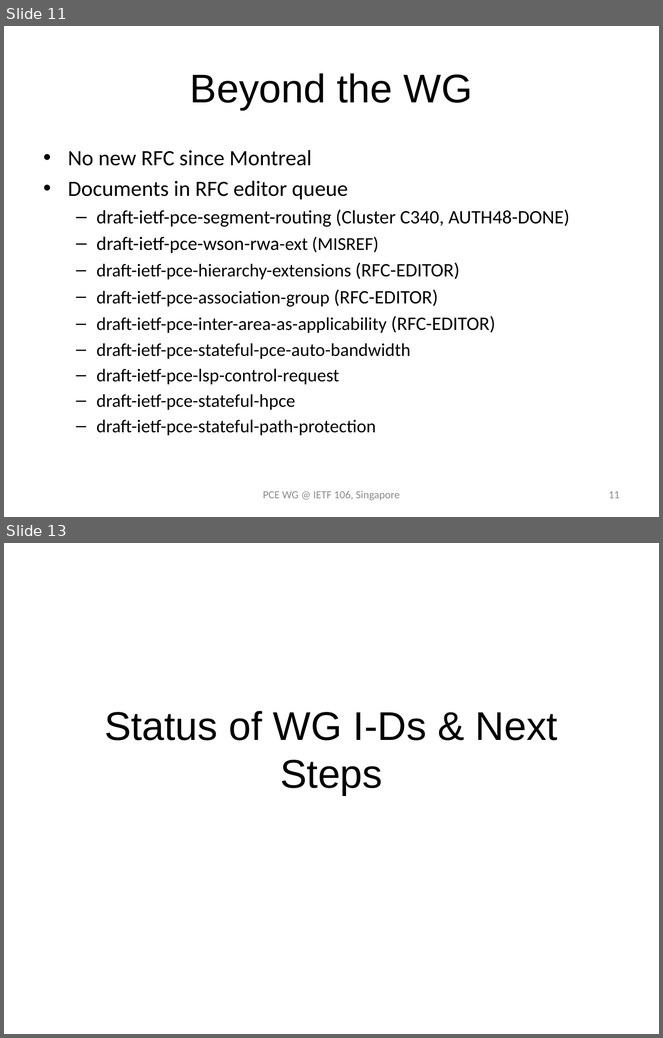
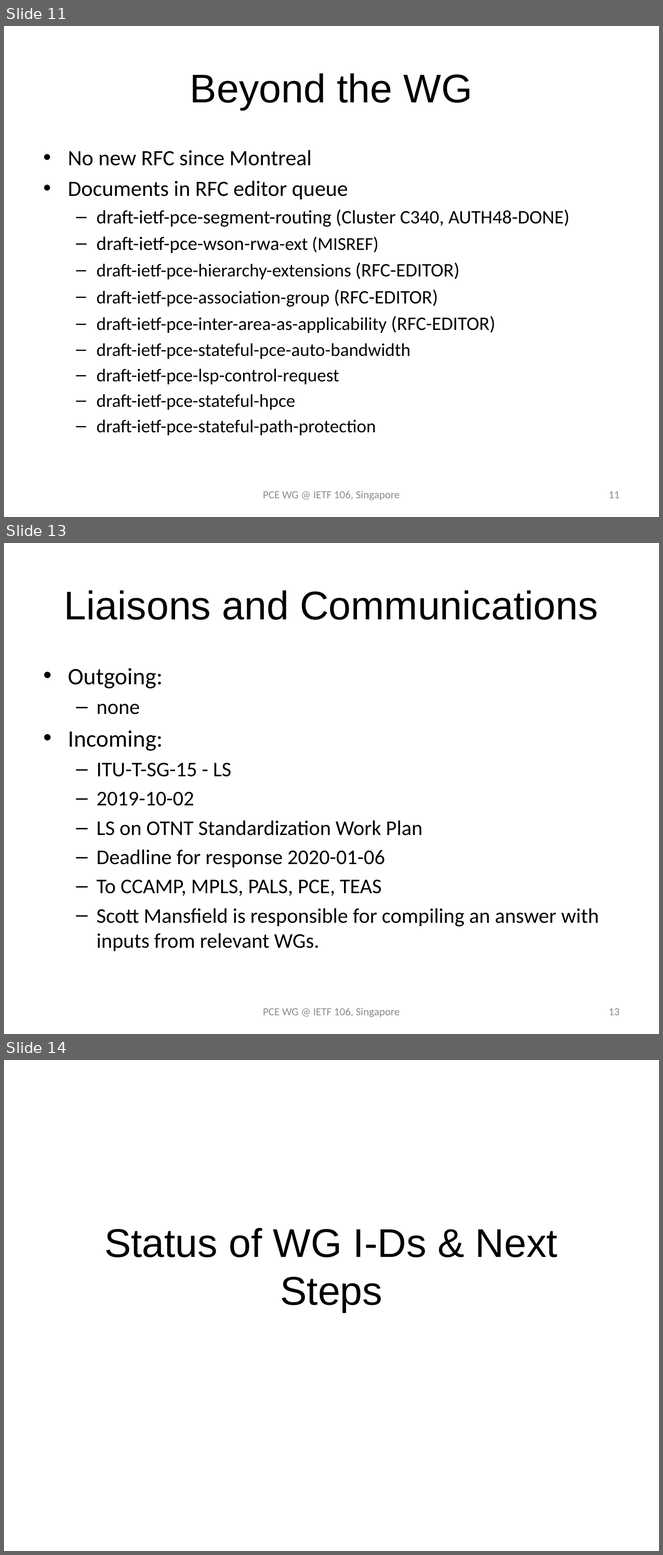
Before and after one commit to dhruvdhody/ietf, a slide deck: PCE WG Slide 106.pptx. Shown one above the other, each under a label of ours: slides 11 and 13 before the commit, slides 11, 13 and 14 after it; the slides between them are not shown. The pictures are 663x1038 and 663x1555 pixels, drawn with LibreOffice and Linux fonts; fonts in the diff are those of the drawing. Boxes give left, top, right and bottom in pixels: in the first picture for what was removed or moved away, otherwise in the second. Text is boxed around its words. In the diff, an @@ line names an element or a change of style, - is before the commit and + after.

```diff
--- a/PCE WG Slide 106.pptx
+++ b/PCE WG Slide 106.pptx
@@ slide 13 added at bbox=[4, 543, 659, 1034], background #FFFFFF @@
@@ title added at bbox=[64, 590, 598, 620], 44 pt, text #000000 @@
+Liaisons and Communications
@@ text added at bbox=[68, 668, 599, 952], 23 pt, text #000000 @@
+• Outgoing:
+  – none
+• Incoming:
+  – ITU-T-SG-15 - LS
+  – 2019-10-02
+  – LS on OTNT Standardization Work Plan
+  – Deadline for response 2020-01-06
+  – To CCAMP, MPLS, PALS, PCE, TEAS
+  – Scott Mansfield is responsible for compiling an answer with inputs from relevant WGs.
@@ text added at bbox=[263, 1008, 400, 1018], 12 pt, text #8C8C8C @@
+PCE WG @ IETF 106, Singapore
@@ page number added at bbox=[609, 1008, 620, 1016], 12 pt, text #8C8C8C @@
+13
@@ what was slide 13 is now slide 14 @@
```
Also in this commit, not shown: 6 slides changed, 1 other slide added, 1 slide removed.
